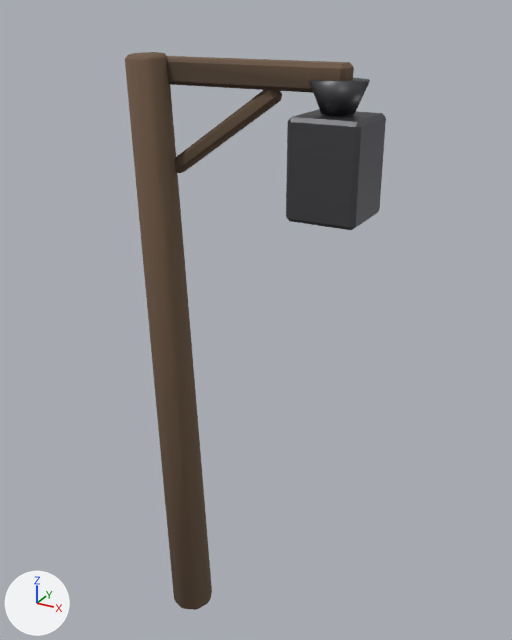
What one commit did to the glTF model public/assets/models/lantern_post.glb.
One viewpoint serves both versions: a 50 mm camera at (1.422, -1.94, 2.427) aimed at (0.299, 0.101, 1.407). Lighting does not change. The marker at lower left points along +X, +Y and +Z. The first picture is the older version. Vertices at exactly the same position are counted once.

The older version as bpy lines, for what is in view:
```python
me_lantern_post_post = bpy.data.meshes.new('lantern_post_post')
me_lantern_post_post.from_pydata(...)  # 144 vertices, 264 faces; spans x -0.09..0.73, y -0.12..0.14, z 0.0..2.3
# faces by material slot: [180, 72, 12]
me_lantern_post_post.materials.append(mat_wood_dark)
me_lantern_post_post.materials.append(mat_metal_iron)
me_lantern_post_post.materials.append(mat_lantern_glass)
ob_lantern_post = bpy.data.objects.new('lantern_post', me_lantern_post_post)
ob_lantern_post.location = (0.0, 0.0, 0.0)
```
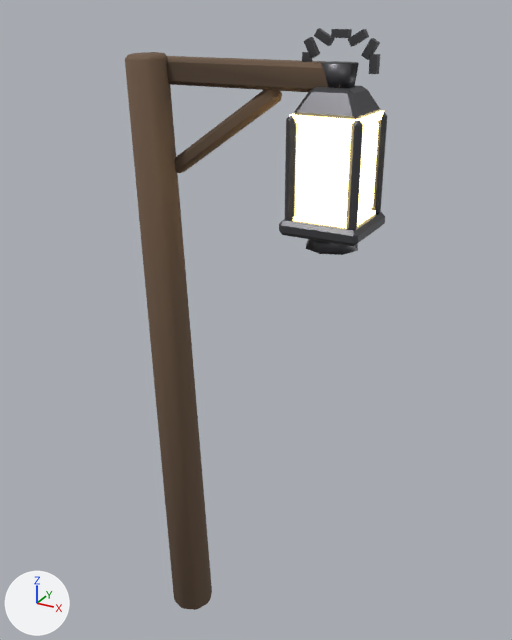
What the commit changed:
me_lantern_post_post is used by ob_lantern_post; location (0.0, 0.0, 0.0).
me_lantern_post_post had 144 vertices, 264 faces and spanned x -0.09..0.73, y -0.12..0.14, z 0.0..2.3.
me_lantern_post_post now has 368 vertices, 652 faces and spans x -0.09..0.75, y -0.12..0.14, z 0.0..2.38.
me_lantern_post_post part 1: the loose piece of 24 vertices spanning x 0.51..0.73, y -0.11..0.11, z 1.85..2.15 is copied, and the copy is scaled about its middle by (0.853, 0.853, 0.895), in mat_lantern_glass; it spans x 0.52..0.72, y -0.09..0.09, z 1.87..2.13.
me_lantern_post_post part 2: the loose piece of 24 vertices spanning x 0.51..0.73, y -0.11..0.11, z 1.85..2.15 is copied, and the copy is scaled about its middle by (1.15, 1.15, 0.104), then moved by (0.0, 0.0, -0.17); it spans x 0.5..0.75, y -0.12..0.12, z 1.81..1.85.
me_lantern_post_post part 3: a new loose piece, an 8-sided cut cone along z (radius 0.085 at the low end, 0.062 at the high end) spanning x 0.535..0.705, y -0.085..0.085, z 1.76..1.81, in mat_metal_iron.
me_lantern_post_post part 4: a new loose piece, an 8-sided cut cone along z (radius 0.045 at the low end, 0.055 at the high end) spanning x 0.565..0.675, y -0.055..0.055, z 2.22..2.29, in mat_metal_iron.
me_lantern_post_post part 5: a new loose piece, a box spanning x 0.709..0.731, y -0.011..0.011, z 2.265..2.315, in mat_metal_iron.
me_lantern_post_post part 6: the loose piece of 8 vertices spanning x 0.55..0.69, y -0.08..0.08, z 1.9..2.1 is turned 30 degrees about the y axis through its middle and scaled by 0.195, then moved by (0.09, 0.0, 0.33), in mat_metal_iron.
me_lantern_post_post part 7: the loose piece of 8 vertices spanning x 0.55..0.69, y -0.08..0.08, z 1.9..2.1 is copied, and the copy is turned 60 degrees about the y axis through its middle and scaled by 0.195, then moved by (0.05, 0.0, 0.35), in mat_metal_iron; it spans x 0.64..0.7, y -0.01..0.01, z 2.33..2.38.
me_lantern_post_post part 8: a new loose piece, a box spanning x 0.595..0.645, y -0.011..0.011, z 2.354..2.376, in mat_metal_iron.
me_lantern_post_post part 9: the loose piece of 8 vertices spanning x 0.55..0.69, y -0.08..0.08, z 1.9..2.1 is copied, and the copy is turned 120 degrees about the y axis through its middle and scaled by 0.195, then moved by (-0.05, 0.0, 0.35), in mat_metal_iron; it spans x 0.54..0.6, y -0.01..0.01, z 2.33..2.38.
me_lantern_post_post part 10: the loose piece of 8 vertices spanning x 0.55..0.69, y -0.08..0.08, z 1.9..2.1 is copied, and the copy is turned 150 degrees about the y axis through its middle and scaled by 0.195, then moved by (-0.09, 0.0, 0.33), in mat_metal_iron; it spans x 0.51..0.56, y -0.01..0.01, z 2.3..2.35.
me_lantern_post_post part 11: a new loose piece, a box spanning x 0.509..0.531, y -0.011..0.011, z 2.265..2.315, in mat_metal_iron.
me_lantern_post_post part 12: a new loose piece of 24 vertices spanning x 0.52..0.72, y -0.1..0.1, z 2.15..2.23, in mat_metal_iron.
me_lantern_post_post part 13: 10 vertices moved from x 0.56..0.68, y -0.06..0.06, z 2.15..2.25 to x 0.52..0.72, y -0.1..0.1, z 1.84..2.16; 6 vertices removed from x 0.53..0.71, y -0.09..0.09, z 2.15..2.25; 78 vertices added at x 0.51..0.73, y -0.11..0.11, z 1.84..2.16.
me_lantern_post_post part 14: 26 kept faces spanning x -0.04..0.65, y -0.11..0.11, z 1.84..2.29 get new vertex colours.
me_lantern_post_post part 15: 2 faces spanning x 0.52, y -0.1..0.1, z 1.84..2.16 switch from mat_metal_iron to mat_lantern_glass.

Pixel boxes (x1, y1, x2, y2) of what changed, in the pictures (512 x 640 px; the box of a moved part takes in the faces that stretch with it):
'lantern_post', reshaped: before (125, 52, 386, 610); after (125, 28, 387, 610)
part 1 of me_lantern_post_post, added: after (295, 122, 379, 223)
part 2 of me_lantern_post_post, added: after (279, 212, 385, 246)
part 3 of me_lantern_post_post, added: after (306, 239, 358, 255)
part 4 of me_lantern_post_post, added: after (321, 61, 359, 88)
part 5 of me_lantern_post_post, added: after (369, 54, 380, 74)
part 6 of me_lantern_post_post, moved or reshaped (not visible before): after (361, 38, 380, 60)
part 7 of me_lantern_post_post, added: after (348, 29, 369, 47)
part 8 of me_lantern_post_post, added: after (331, 29, 352, 38)
part 9 of me_lantern_post_post, added: after (314, 28, 335, 46)
part 10 of me_lantern_post_post, added: after (303, 37, 320, 58)
part 11 of me_lantern_post_post, added: after (302, 52, 312, 62)
part 12 of me_lantern_post_post, added: after (294, 85, 380, 119)
part 13 of me_lantern_post_post, reshaped: before (309, 78, 370, 116); after (286, 111, 387, 230)
part 14 of me_lantern_post_post, recoloured: before (191, 61, 354, 219); after (191, 61, 326, 220)
part 15 of me_lantern_post_post, recoloured: before (310, 83, 330, 115)
